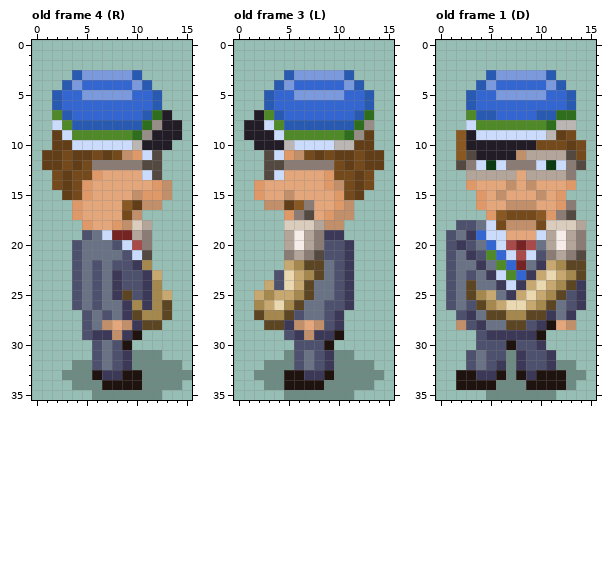
Two states of a pixel-art file, art/chars/cfe-ksv-karl.aseprite. The first picture shows the starting point.
16x36 pixels, 7 frames. Shown: old frame 4 (R), old frame 3 (L), old frame 1 (D). The commit also changed other frames, which this record leaves out.
And afterwards:
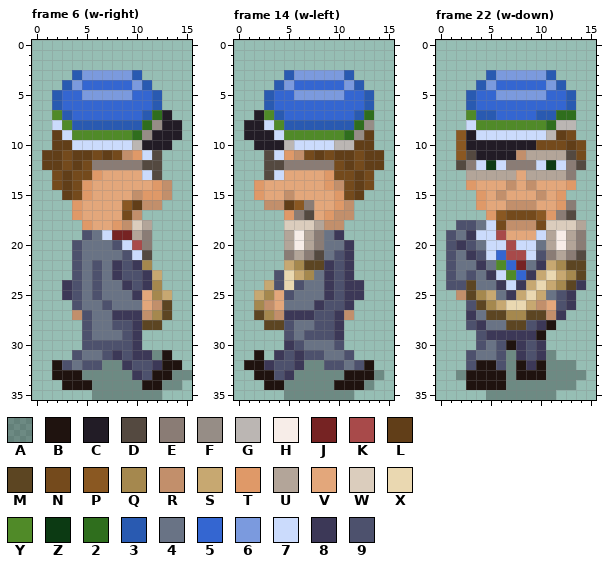
Palette (. is transparent): A #00000046  B #1f130f  C #221c26  D #544940  E #8a7c75  F #968d86  G #bbb6b3  H #f7ede8  J #762323  K #a84a4a  L #613e18  M #5c4522  N #744a1c  P #8a5822  Q #a5884e  R #c28f6b  S #c7a871  T #df9968  U #b3a599  V #e3a77b  W #dbcdbd  X #ead8b1  Y #508a28  Z #0c3a13  2 #2f6e1d  3 #295ab1  4 #697385  5 #3466d1  6 #7b9ade  7 #cbdbfc  8 #3c3857  9 #4d516d
A new or re-ordered frame is compared with the old frame closest to it.
Message: Walk animation for Olderman
The edit:
frames 7 -> 39
Frame 6 (w-right) is new; against old frame 4 (R), layers "sarv", "fraater":
y 22: x 8 9 -> 8
y 24: x 3 . -> 8; x 8..9 89 -> 48
y 25: x 3 . -> 8; x 8..11 8M98 -> 448V
y 26: x 6..7 94 -> 49; x 9..12 8Q8Q -> 44VR
y 27: x 4 . -> R; x 7..8 94 -> 48; x 10..11 MQ -> 8R
y 28: x 7..9 RVR -> 499
y 29: x 6..10 88R8B -> 44498
y 30: x 5 . -> 9; x 7 4 -> 9; x 9..10 B. -> 98
y 31: x 4..11 ..9498AA -> 94498988; x 13 . -> B
y 32: x 2..5 ..AA -> B949; x 7..8 49 -> AA; x 10..14 AAAAA -> 998BB
y 33: x 2..4 .AA -> BBB; x 6..13 B88BBAAA -> AAAA89BB
y 34: x 3..5 .AA -> BBB; x 7..12 BBBBAA -> AAAABB
Frame 14 (w-left) is new; against old frame 3 (L), layers "sarv", "fraater":
y 19: x 9 8 -> 4
y 20: x 9..10 99 -> 44
y 21: x 9 9 -> 4
y 22: x 9 4 -> 8
y 23: x 8..9 M4 -> 48
y 24: x 6..7 SM -> 94; x 9 4 -> 8; x 12 . -> 8
y 25: x 4..7 SSQM -> V944; x 9 4 -> 8; x 12 . -> 8
y 26: x 3..6 SXQM -> RV44; x 8 4 -> 8
y 27: x 4..8 QM944 -> R8889; x 11 . -> R
y 28: x 5..8 8RVR -> 9449
y 29: x 6..10 8R88B -> 49998
y 30: x 5 . -> 8; x 7..10 99B. -> 4449
y 31: x 2 . -> B; x 4..7 .A94 -> 8989; x 9..11 8AA -> 449
y 32: x 1..13 ..AAA9498AAAA -> BB8998AA9949B
y 33: x 2..9 AAABB88B -> BB98AAAA; x 11..13 AAA -> BBB
y 34: x 3..8 AABBBB -> BBAAAA; x 10..12 AAA -> BBB
Frame 22 (w-down) is new; against old frame 1 (D), layers "sarv", "fraater":
y 19: x 4 5 -> 7; x 6 7 -> K
y 20: x 5 5 -> 7; x 8..9 JK -> 77
y 21: x 5 Y -> 7; x 7 7 -> K
y 24: x 2 4 -> 9
y 25: x 1..2 94 -> .R; x 11..14 QM98 -> 498.
y 26: x 1..2 94 -> ..; x 10..14 QM498 -> RV98.
y 27: x 2 9 -> .; x 11..13 848 -> R8.
y 28: x 2 R -> .; x 12..13 VR -> ..
y 30: x 5 9 -> 4; x 8 9 -> 8
y 31: x 5 9 -> 4; x 10..11 98 -> 8A
y 32: x 4..6 498 -> BB9; x 8..11 8998 -> B8BA
y 33: x 2 B -> A; x 4..5 88 -> BB; x 9 8 -> B; x 11..12 BB -> AA
y 34: x 2 B -> .; x 6 A -> B; x 9..12 BBBB -> AAAA
Changed places in both pictures, as pixel boxes (x1, y1, x2, y2):
changed: (52, 260, 182, 390)
changed: (244, 230, 374, 390)
changed: (446, 230, 586, 390)
